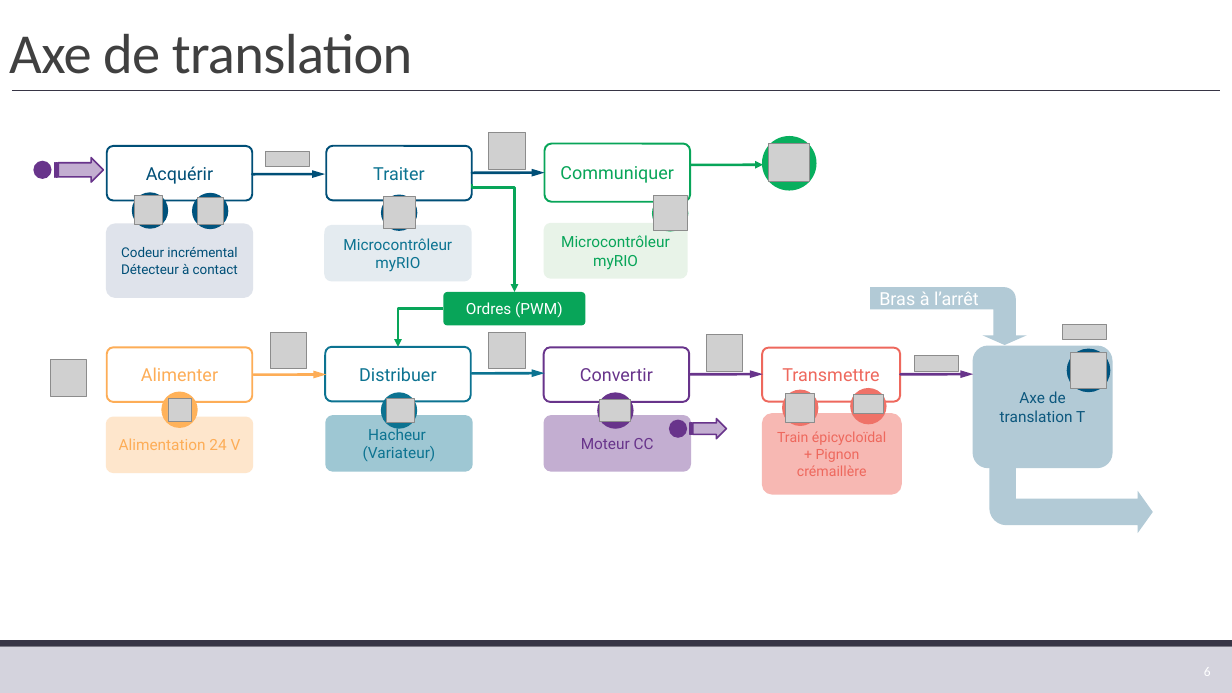
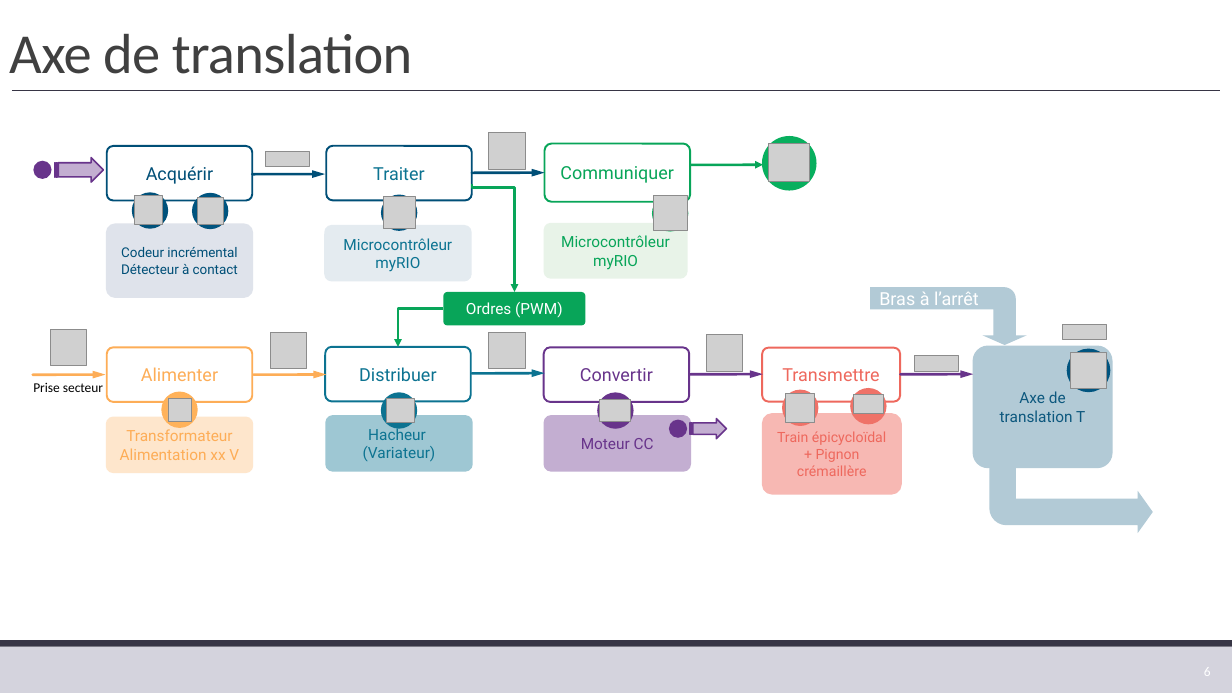
Before and after one commit to xpessoles/TP_Corriges, a slide deck: slide 6 of 02_BrasBeta/02_BrasBeta.pptx. Drawn at 1232x693 pixels with LibreOffice and Linux fonts; fonts in the diff are those of the drawing; grey boxes stand for pictures; background and template pictures are left out. Boxes give left, top, right and bottom in pixels: in the first picture for what was removed or moved away, otherwise in the second. Text is boxed around its words. In the diff, an @@ line names an element or a change of style, - is before the commit and + after.

```diff
--- a/02_BrasBeta/02_BrasBeta.pptx
+++ b/02_BrasBeta/02_BrasBeta.pptx
@@ picture: place and size @@
-picture at [50,360,86,396]
+picture at [50,330,86,366]
@@ arrow added from (32, 375) to (105, 374), #FDAD57 2 pt @@
@@ text added at [33,383,103,392], 10.5 pt, text #000000 @@
+Prise secteur
@@ text in rounded rectangle at [120,429,239,460]: text changed @@
-Alimentation 24 V
+Transformateur Alimentation xx V
```
Also in this commit, not shown: 1 other slide changed, 4 other files.
